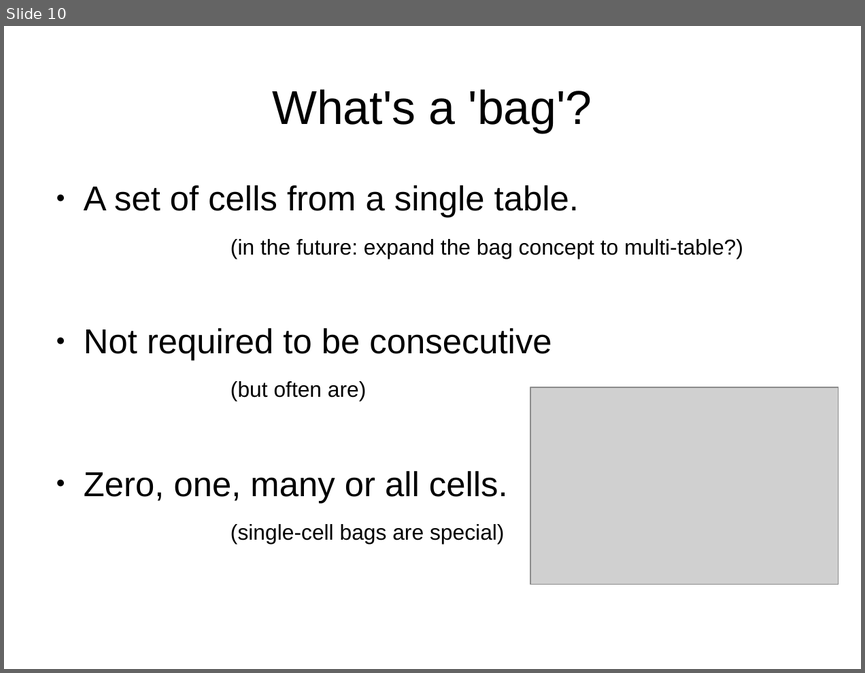
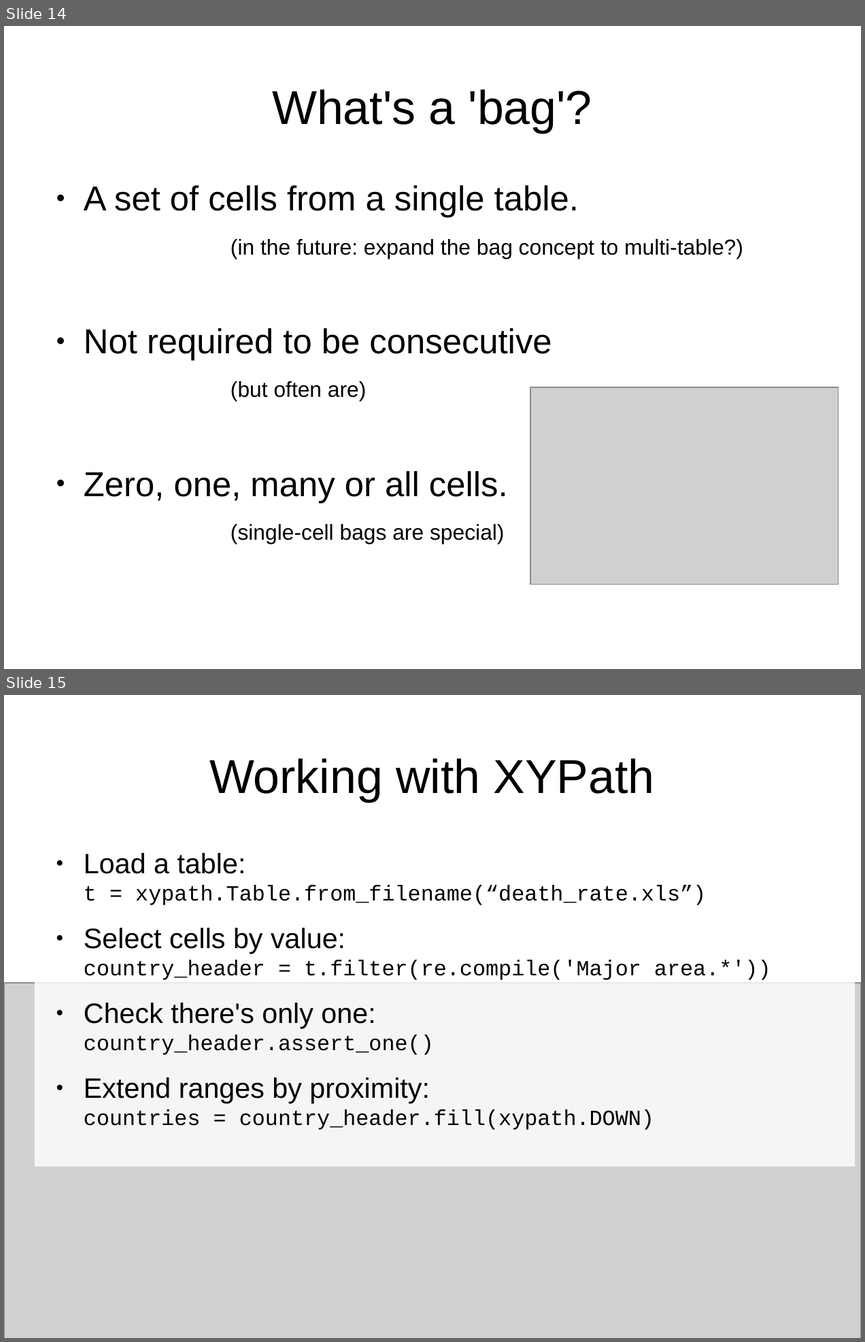
Before and after one commit to sensiblecodeio/xypath, a slide deck: presentation.odp. Shown one above the other, each under a label of ours: slide 10 before the commit, slides 14 and 15 after it. The pictures are 865x673 and 865x1342 pixels, drawn with LibreOffice and Linux fonts; fonts in the diff are those of the drawing; grey boxes stand for pictures. Boxes give left, top, right and bottom in pixels: in the first picture for what was removed or moved away, otherwise in the second. Text is boxed around its words. In the diff, an @@ line names an element or a change of style, - is before the commit and + after.

```diff
--- a/presentation.odp
+++ b/presentation.odp
@@ slide 15 added at bbox=[4, 695, 861, 1338], background #FFFFFF @@
@@ title added at bbox=[209, 758, 655, 802], 44 pt, text #000000 @@
+Working with XYPath
@@ text added at bbox=[84, 853, 771, 1130], 20 pt, text #000000 @@
+● Load a table:
+  t = xypath.Table.from_filename(“death_rate.xls”)
+● Select cells by value:
+  country_header = t.filter(re.compile('Major area.*'))
+● Check there's only one:
+  country_header.assert_one()
+● Extend ranges by proximity:
+  countries = country_header.fill(xypath.DOWN)
@@ rectangle added at bbox=[35, 928, 855, 1166], fill #FFFFFF at 80% opacity @@
@@ picture added at bbox=[4, 983, 861, 1338] @@
@@ what was slide 10 is now slide 14 @@
```
Also in this commit, not shown: 11 slides changed, 6 other slides added, 2 slides removed.
